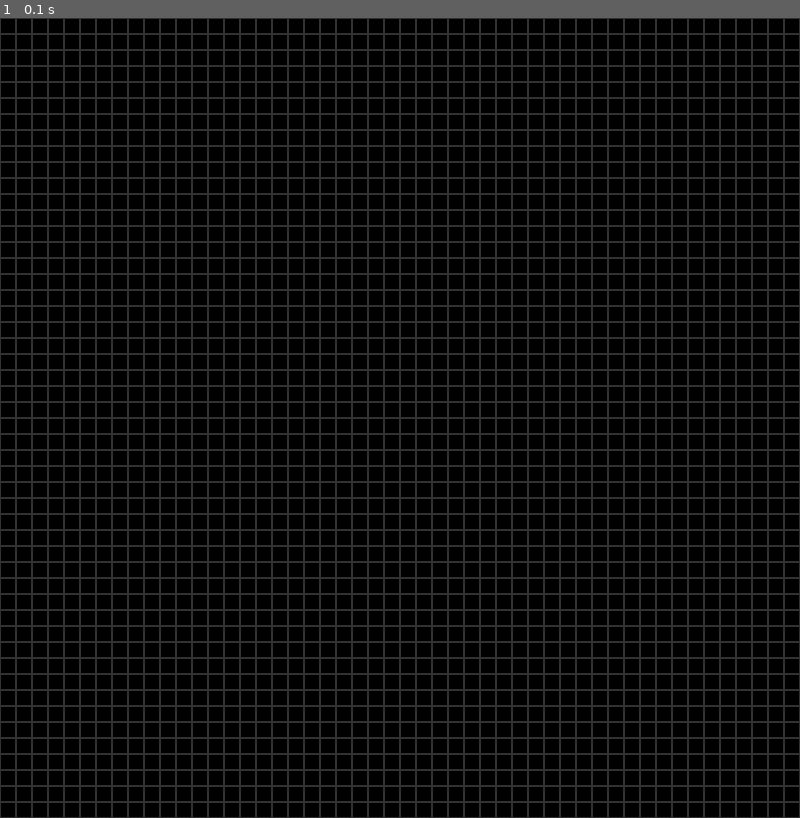
Above: before the commit, frame 1.
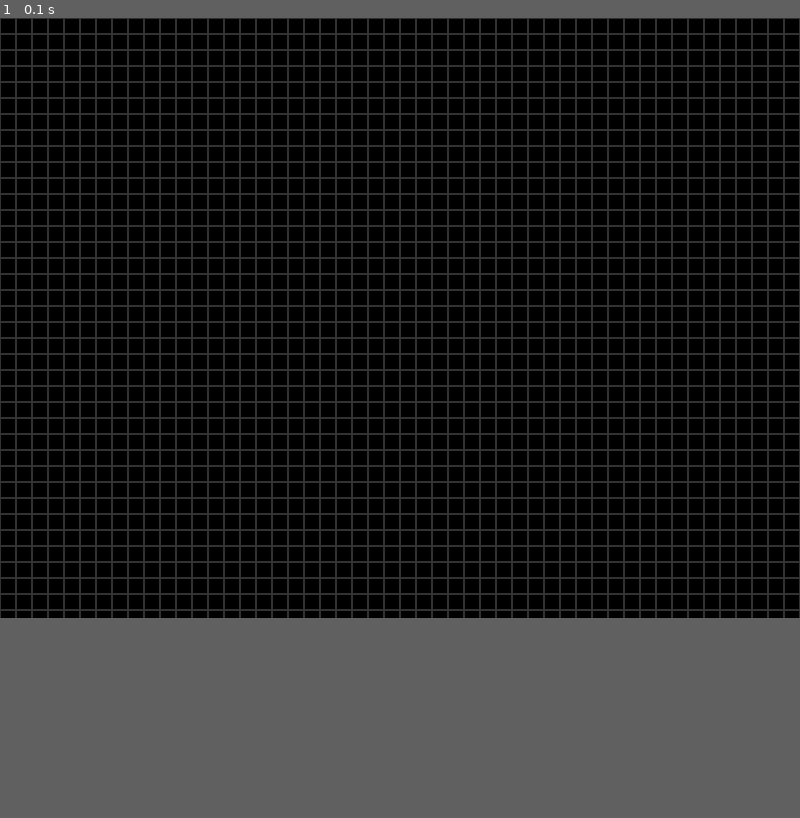
Above: after the commit, the same moment.

Repository: nicovgross/game-of-life
Game: pygame game, started from game-of-life.py
The game is run twice, just before and just after one commit, with the same random seed, the same clock (stepped at 60 frames per second) and the same inputs.
Inputs:
- Up to frame 1 (0.1 s): no input
In our replay, the window is 800x800 before the commit and 800x600 after it. These sizes can differ from the game's own. Grey fills any space a smaller window leaves; there, only what the larger window draws over its background counts as a difference.

The runs differ from the first frame. In frame 1, 5.9% of the frame differs, in the area x 0-100%, y 75-100%.

Commit message:
added resizable screen

Diff:
--- a/game-of-life.py
+++ b/game-of-life.py
@@ -2,7 +2,7 @@
 import sys
 import pygame
 
-WIDTH, HEIGHT = 800, 800
+WIDTH, HEIGHT = 800, 600
 GRID_SIZE = 50
 CELL_SIZE = WIDTH // GRID_SIZE
 FPS = 10
@@ -60,12 +60,15 @@
             x, y = pygame.mouse.get_pos()
             cell_x, cell_y = x // CELL_SIZE, y // CELL_SIZE
             board[cell_y, cell_x] = 1 - board[cell_y, cell_x]
-        if event.type == pygame.KEYDOWN:
+        elif event.type == pygame.KEYDOWN:
             if event.key == pygame.K_SPACE:
                 running = not running
             if event.key == pygame.K_r:
                 board = initialize_board(GRID_SIZE)
                 running = not running
+            if event.key == pygame.K_f:
+                pygame.display.toggle_fullscreen()
+
     return board, running
 
 def draw_grid(board, screen):
@@ -79,7 +82,7 @@
 
 def game_of_life():
     pygame.init()
-    screen = pygame.display.set_mode((WIDTH, HEIGHT))
+    screen = pygame.display.set_mode((WIDTH, HEIGHT), pygame.RESIZABLE)
     pygame.display.set_caption("Game of Life")
     clock = pygame.time.Clock()
 
@@ -96,5 +99,4 @@
         pygame.display.flip()
         clock.tick(FPS)
 
-
 game_of_life()
